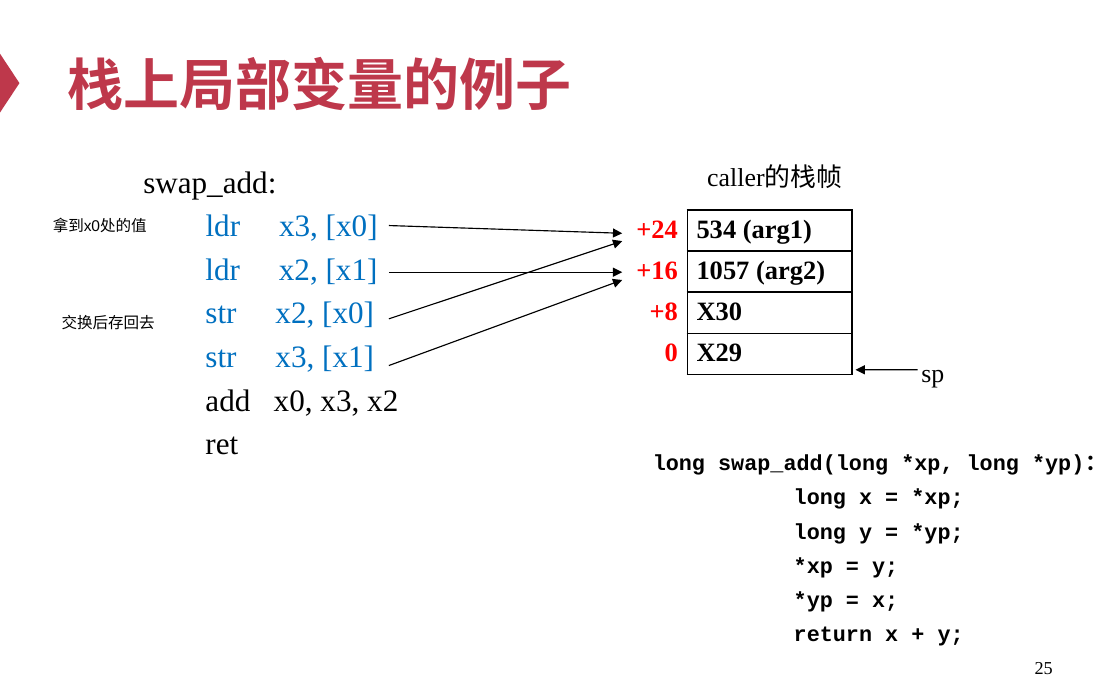
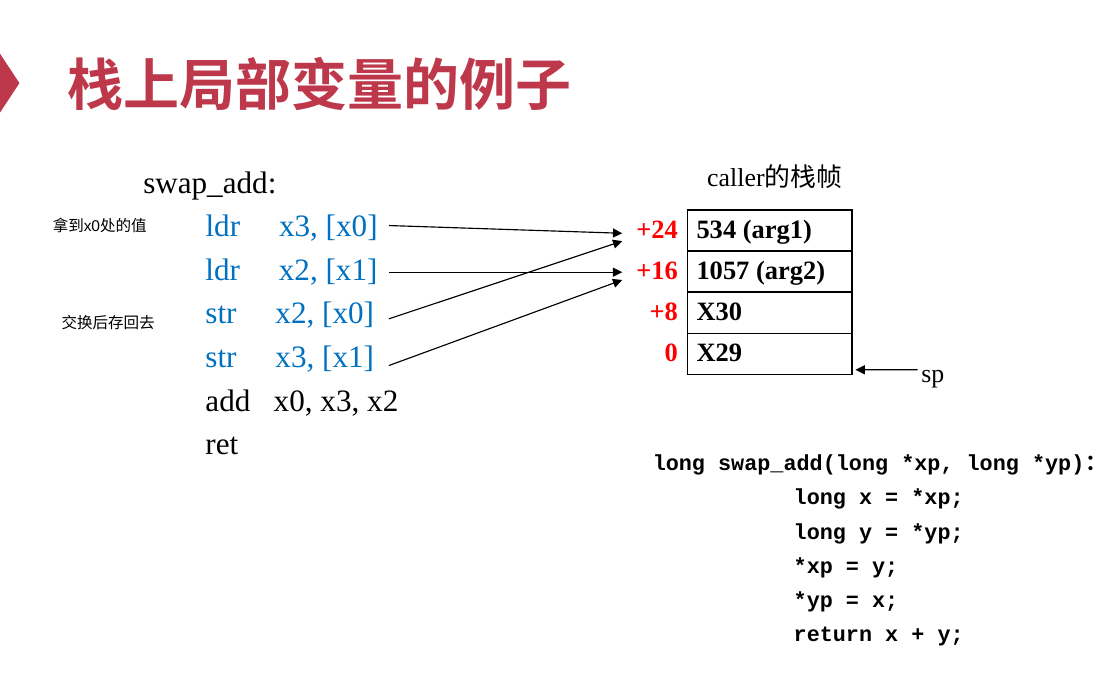
Before and after one commit to huskydoge/CS3601-OS-2023, a slide deck: slide 25 of lectures/OS-03 system-isa.pptx. Drawn at 1120x700 pixels with LibreOffice and Linux fonts; fonts in the diff are those of the drawing. Boxes give left, top, right and bottom in pixels: in the first picture for what was removed or moved away, otherwise in the second. Text is boxed around its words. In the diff, an @@ line names an element or a change of style, - is before the commit and + after.

```diff
--- a/lectures/OS-03 system-isa.pptx
+++ b/lectures/OS-03 system-isa.pptx
@@ page number removed at <box>1035,662,1053,674</box> @@
-25
```
Also in this commit, not shown: 3 other slides changed, 12 other files.
